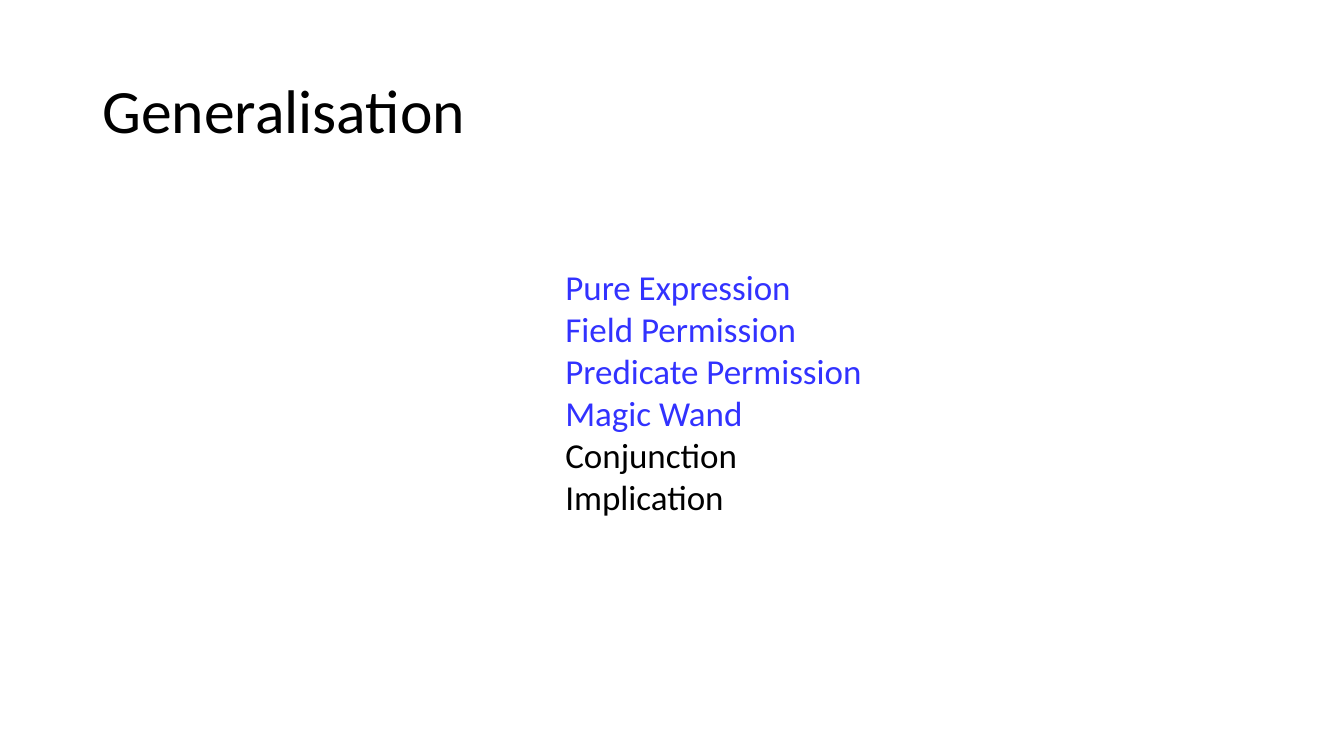
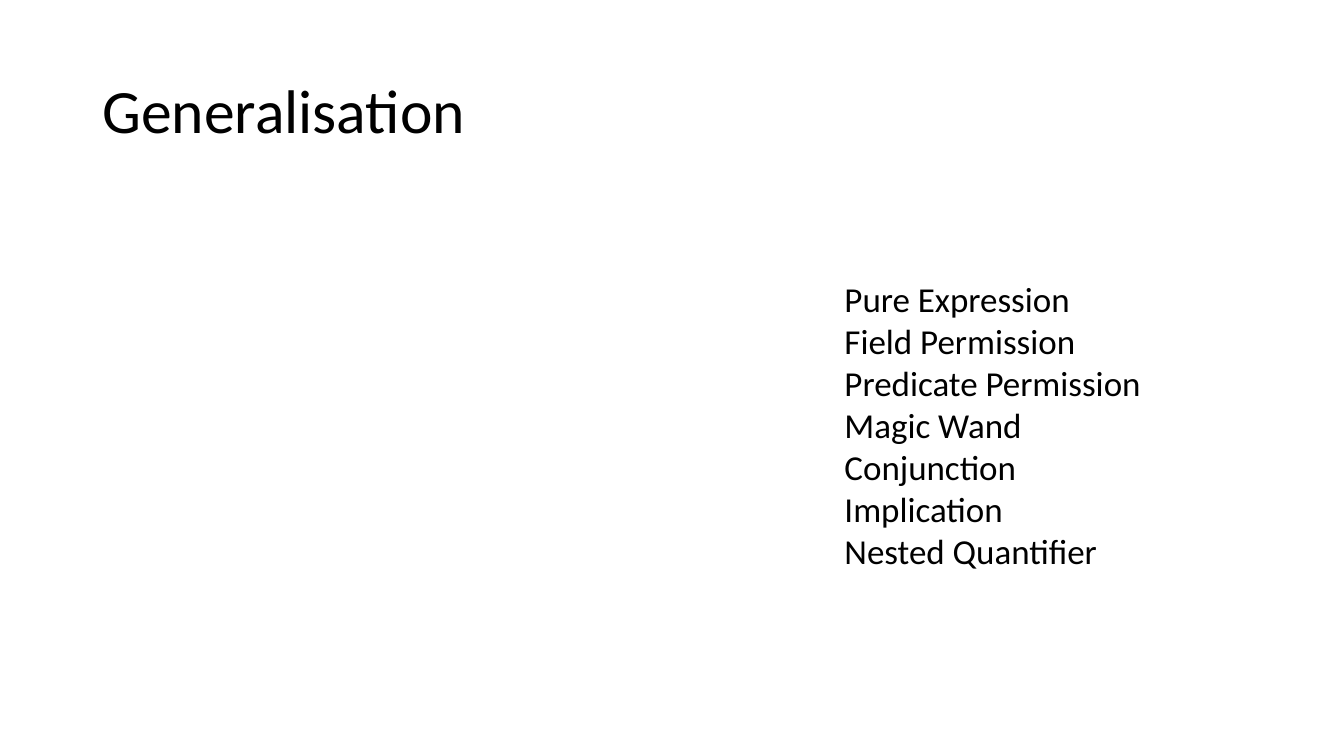
Before and after one commit to Aimenel/MT, a slide deck: slide 4 of presentations/Final Presentation/Final.pptx (slide 5 before the commit). Drawn at 1344x756 pixels with LibreOffice and Linux fonts; fonts in the diff are those of the drawing; grey boxes stand for pictures. Boxes give left, top, right and bottom in pixels: in the first picture for what was removed or moved away, otherwise in the second. Text is boxed around its words. In the diff, an @@ line names an element or a change of style, - is before the commit and + after.

```diff
--- a/presentations/Final Presentation/Final.pptx
+++ b/presentations/Final Presentation/Final.pptx
@@ text "Pure Expression": place and size @@
-text "Pure Expression" at [565, 276, 861, 516]
+text "Pure Expression" at [844, 288, 1141, 569]
@@ text at [844, 288, 1141, 444]: text colour #3232FF to #000000 in "Pure Expression", "Field Permission", "Predicate Permission", "Magic Wand" @@
@@ text at [844, 539, 1097, 569]: paragraph added @@
+Nested Quantifier
```
Also in this commit, not shown: 8 other slides changed, 18 slides added, 5 slides removed, 3 other files.
